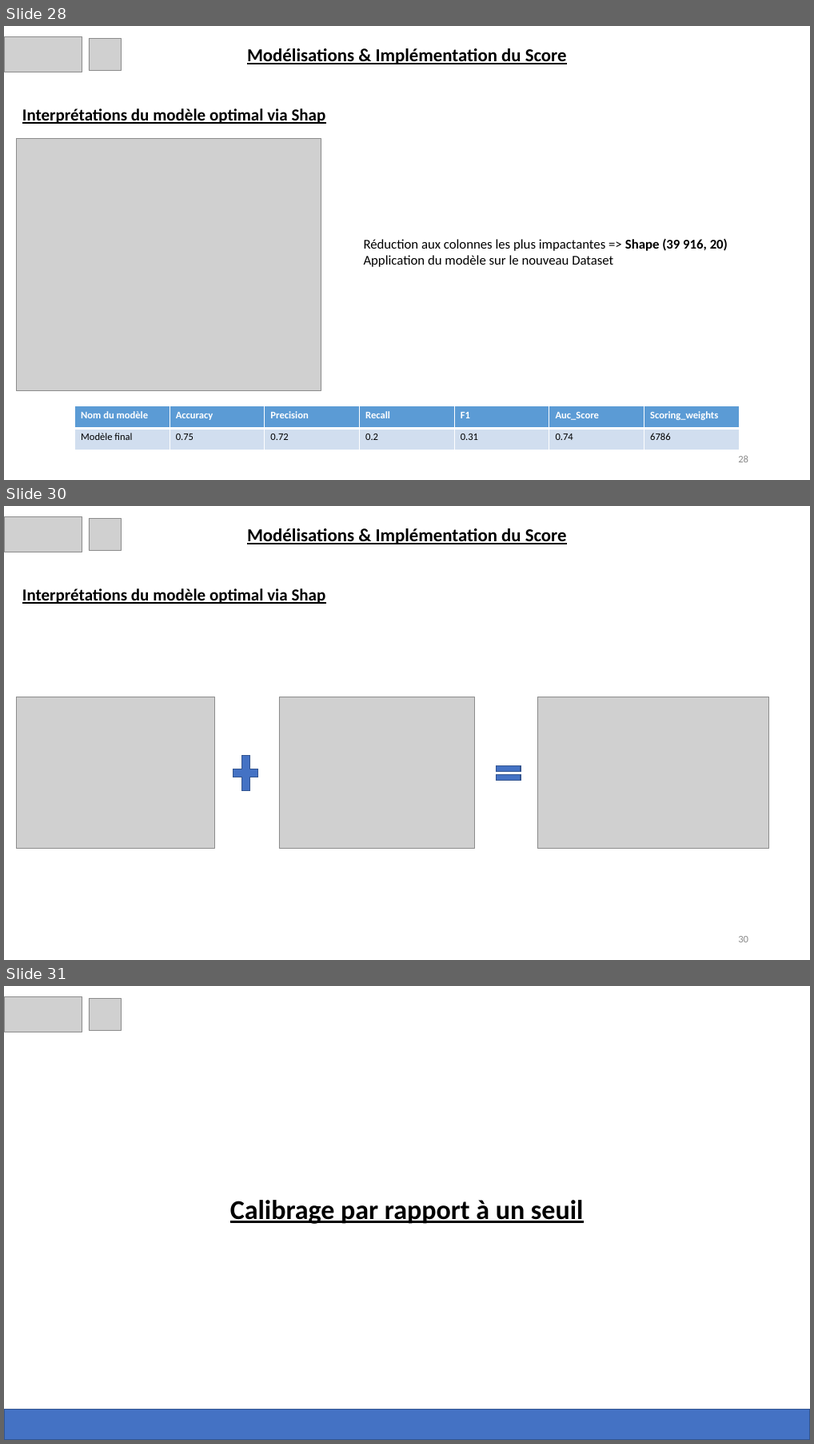
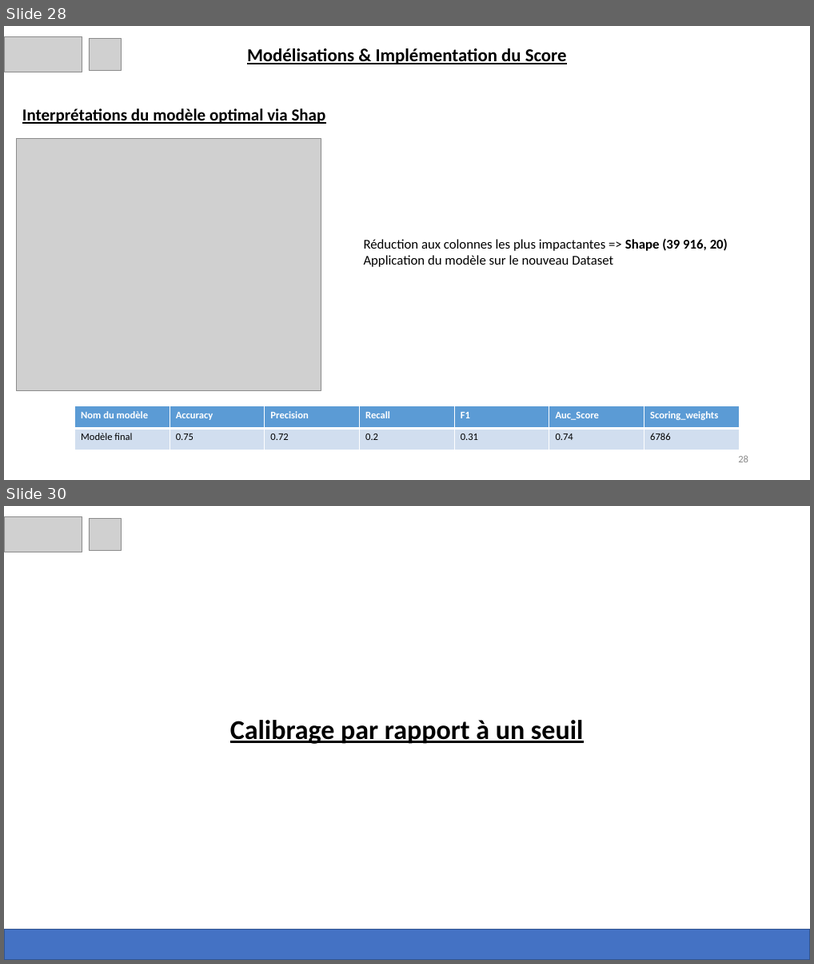
Before and after one commit to anojan01/P7_Anantharajah_Anojan, a slide deck: P7_04_Présentation.pptx. Shown one above the other, each under a label of ours: slides 28, 30 and 31 before the commit, slides 28 and 30 after it; the slides between them are not shown. The pictures are 814x1444 and 814x964 pixels, drawn with LibreOffice and Linux fonts; fonts in the diff are those of the drawing; grey boxes stand for pictures. Boxes give left, top, right and bottom in pixels: in the first picture for what was removed or moved away, otherwise in the second. Text is boxed around its words. In the diff, an @@ line names an element or a change of style, - is before the commit and + after.

```diff
--- a/P7_04_Présentation.pptx
+++ b/P7_04_Présentation.pptx
@@ slide 30 removed at (4, 506, 810, 960), background #FFFFFF @@
@@ picture removed at (4, 516, 82, 552) @@
@@ picture removed at (89, 518, 121, 550) @@
@@ text removed at (247, 528, 567, 544) @@
-Modélisations & Implémentation du Score
@@ text removed at (22, 588, 326, 604) @@
-Interprétations du modèle optimal via Shap
@@ picture removed at (16, 697, 214, 848) @@
@@ picture removed at (279, 697, 475, 848) @@
@@ picture removed at (538, 697, 770, 848) @@
@@ plus sign removed at (229, 748, 263, 796) @@
@@ math equal removed at (491, 760, 526, 785) @@
@@ page number removed at (738, 936, 749, 942) @@
-30
@@ what was slide 31 is now slide 30 @@
```
Also in this commit, not shown: 9 slides changed, 1 other slide removed, 3 other files.
